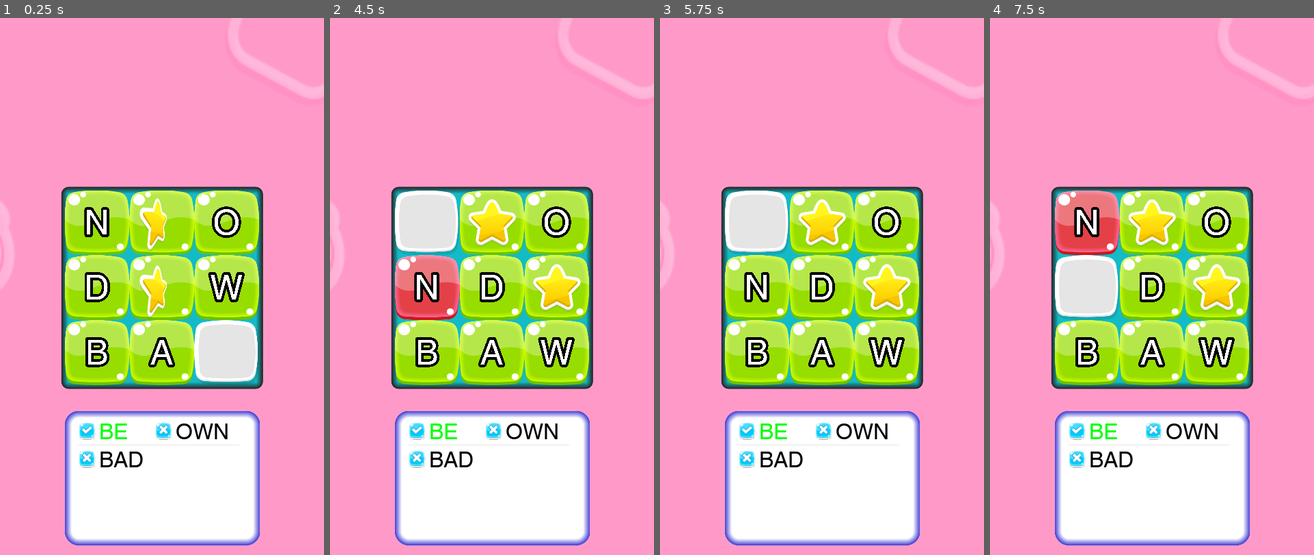
Above: before the commit, frames 1-4 (left to right).
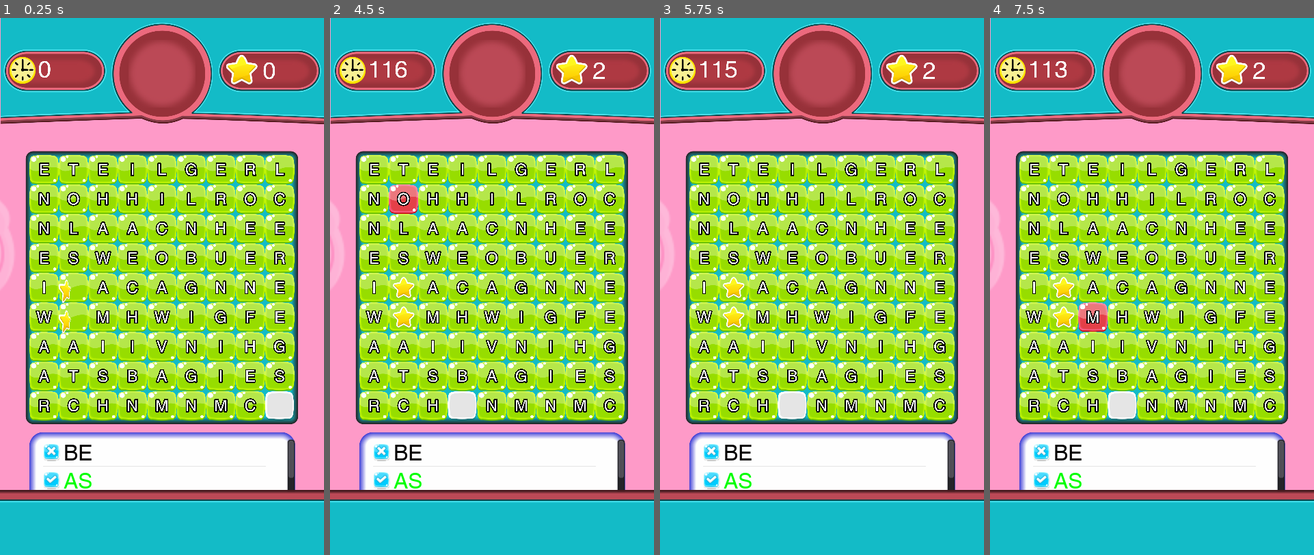
Above: after the commit, the same moments.

Repository: ahmetilgin/WordFinding
Game: Godot game, scene res://game.tscn
Same seed, same stepped clock (60 frames per second), same inputs: the game is played once before the commit and once after it.
Inputs (mouse positions are in pixels of both pictures, inside the frame that each line leads up to):
- Up to frame 1 (0.25 s): no input
- Up to frame 2 (4.5 s): move the mouse to (563, 259) at 0.52 s; click (563, 259) at 0.67 s; move the mouse to (427, 313) at 1.27 s; click (427, 313) at 1.42 s; move the mouse to (524, 168) at 2.02 s; click (524, 168) at 2.17 s; move the mouse to (475, 393) at 2.77 s; click (475, 393) at 2.92 s; tap Enter at 3.5 s; move the mouse to (589, 367) at 3.52 s; click (589, 367) at 3.67 s; tap Space at 4.25 s; move the mouse to (394, 205) at 4.27 s; click (394, 205) at 4.42 s
- Up to frame 3 (5.75 s): tap Enter at 5 s; move the mouse to (838, 286) at 5.02 s; click (838, 286) at 5.17 s
- Up to frame 4 (7.5 s): tap Space at 5.75, 7.25 s; move the mouse to (1103, 152) at 5.77 s; click (1103, 152) at 5.92 s; tap Enter at 6.5 s; move the mouse to (1223, 259) at 6.52 s; click (1223, 259) at 6.67 s; move the mouse to (1087, 313) at 7.27 s; click (1087, 313) at 7.42 s

The runs differ from the first frame. In frame 1, 75% of the frame differs, in the area x 0-100%, y 0-100%; in frame 2, 76%; in frame 3, 76%; in frame 4, 76%.

Commit message:
bir takım düzrenlemelri

Diff:
--- a/game.gd
+++ b/game.gd
@@ -92,12 +92,12 @@
 	$Panel.set_size(border_width * 2 + Vector2(current_cell_size,current_cell_size) * Globals.map_size)
 	$ScoreTexture.set_global_position($Camera2D.position )
 	$ScoreTexture.scale *= screen_size_calibration.x
-	$ScoreTexture.scale *= Globals.map_size / 5
+
 	$ButtonTexture.global_position.y *= screen_size_calibration.y
 	$ButtonTexture.global_position.y += $Camera2D.position.y
 
 	$ButtonTexture.scale *= screen_size_calibration.x
-	$ButtonTexture.scale *= Globals.map_size / 5
+
 	#$ScoreTexture.set_scale($ScoreTexture.get_scale() * (normal_window_size.x / normal_window_size.y) * (Globals.divition_ratio))
 
 
@@ -235,10 +235,11 @@
 					sum_word_list.erase(word)
 					is_word_found = true
 				founded_words.append(word)
+			col_count += 1
 			if is_word_found:
 				break
 
-			col_count += 1
+
 		for row_word in row_list:
 			var result = row_word.find(word)
 			if (result < 0):
@@ -251,12 +252,13 @@
 					sum_word_list.erase(word)
 					is_word_found = true
 				founded_words.append(word)
+			row_count += 1
 			if is_word_found:
 				break
 		if len(founded_words) == len(total_words):
 			$GamePlaySound.stop()
 			$GameFinishSound.play()
-			row_count += 1
+
 
 func correcting_word(start_point,count):
 	pos_with_block[Vector2(start_point, count)].set_label("*")
--- a/game.tscn
+++ b/game.tscn
@@ -9,7 +9,6 @@
 [ext_resource path="res://assets/FreeSounds/DM-CGS-22.wav" type="AudioStream" id=7]
 [ext_resource path="res://assets/FreeSounds/bensound-littleidea.ogg" type="AudioStream" id=8]
 [ext_resource path="res://assets/FreeSounds/success-notification_C_major.wav" type="AudioStream" id=9]
-
 
 [sub_resource type="StyleBoxFlat" id=1]
 content_margin_left = 20.0
@@ -45,6 +44,15 @@
 [sub_resource type="DynamicFont" id=4]
 size = 100
 font_data = ExtResource( 3 )
+
+[sub_resource type="Environment" id=5]
+background_mode = 4
+ambient_light_color = Color( 0.356863, 0.160784, 0.160784, 1 )
+fog_enabled = true
+ss_reflections_enabled = true
+dof_blur_far_distance = 0.01
+glow_enabled = true
+adjustment_enabled = true
 
 [node name="Game" type="Node2D"]
 script = ExtResource( 1 )
@@ -138,4 +146,7 @@
 stream = ExtResource( 8 )
 volume_db = -3.041
 autoplay = true
+
+[node name="WorldEnvironment" type="WorldEnvironment" parent="."]
+environment = SubResource( 5 )
 [connection signal="timeout" from="ScoreTexture/CountTimer" to="." method="_on_CountTimer_timeout"]
--- a/globals.gd
+++ b/globals.gd
@@ -1,6 +1,6 @@
 extends Node
 
-var map_size = 3
+var map_size = 9
 var cell_size = 48
 var divition_ratio = 1.0
 var is_all_moving = false
Binary file removed: assets/block2.png
Binary file removed: assets/main_frame.png
Binary file removed: assets/tile.png
Not shown: 1 places in game.tscn that only renumber resources
Not shown, changed: assets/freegui.zip
Not shown, removed: assets/freegui/ai/BG.ai
Not shown, removed: assets/freegui/ai/Button.ai
Not shown, removed: assets/freegui/ai/Window.ai
Not shown, removed: assets/freegui/cdr/BG.cdr
Not shown, removed: assets/freegui/cdr/Button.cdr
Not shown, removed: assets/freegui/cdr/Window.cdr
Not shown, removed: assets/freegui/eps/BG.eps
(and 2 more such lines)
